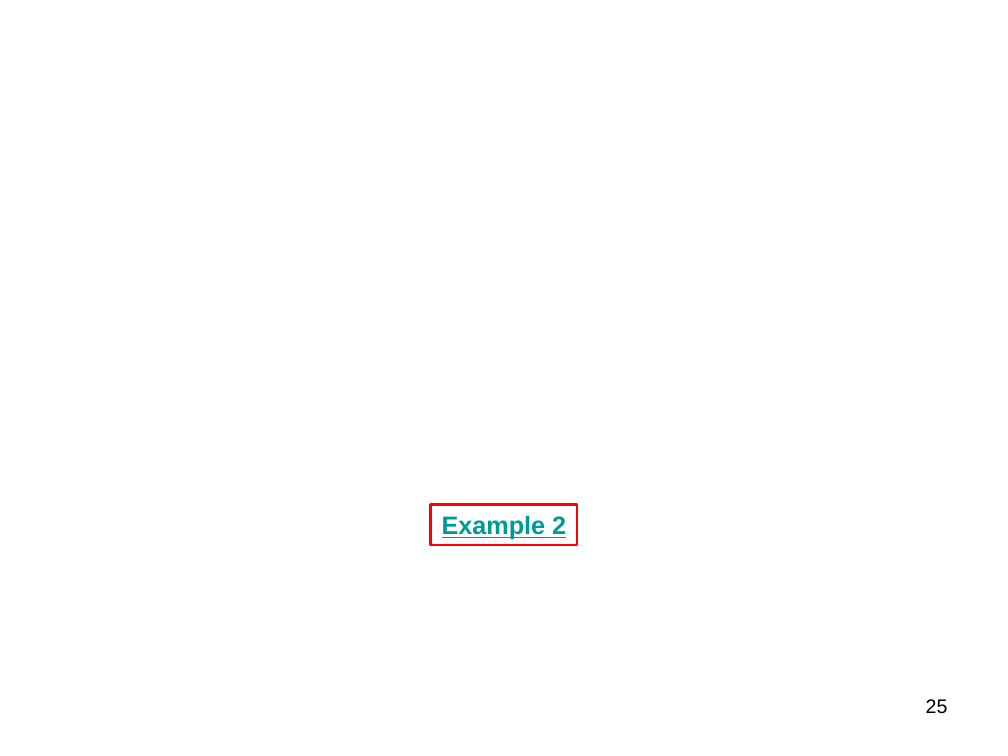
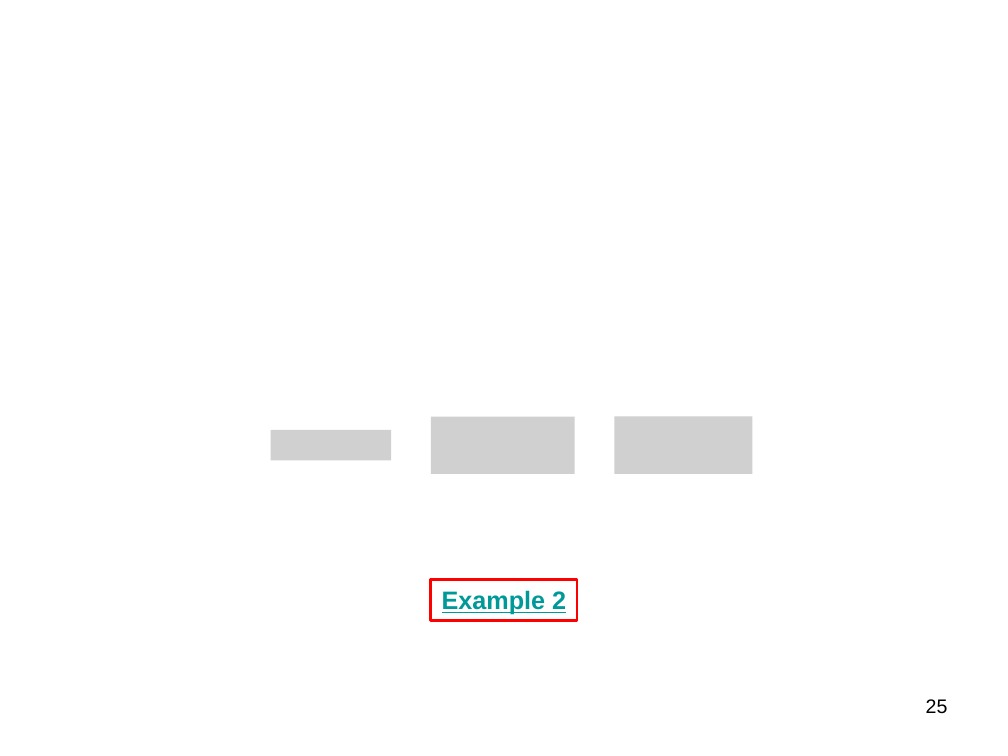
Before and after one commit to longapalooza/ENGR222_222, a slide deck: slide 25 of 05.First Law of Thermodynamics.pptx. Drawn at 1008x756 pixels with LibreOffice and Linux fonts; fonts in the diff are those of the drawing; grey boxes stand for pictures. Boxes give left, top, right and bottom in pixels: in the first picture for what was removed or moved away, otherwise in the second. Text is boxed around its words. In the diff, an @@ line names an element or a change of style, - is before the commit and + after.

```diff
--- a/05.First Law of Thermodynamics.pptx
+++ b/05.First Law of Thermodynamics.pptx
@@ picture added at [430, 416, 575, 474] @@
@@ picture added at [615, 416, 753, 474] @@
@@ picture added at [270, 430, 390, 461] @@
@@ rectangle "Example 2": place and size @@
-rectangle "Example 2" at [430, 504, 577, 544]
+rectangle "Example 2" at [430, 580, 577, 620]
```
